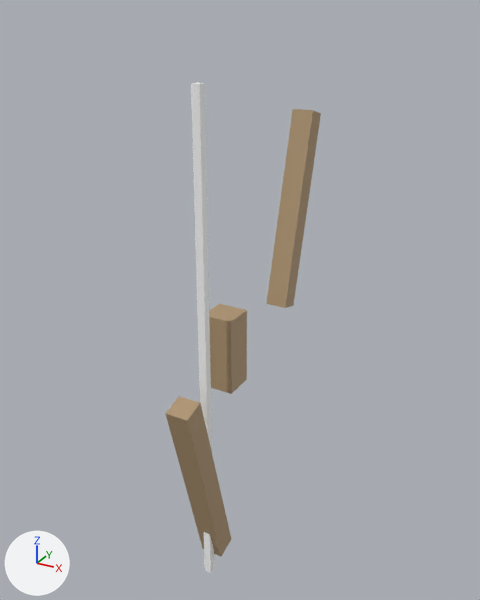
Renders of the glTF model public/models/bow.glb from each side of a commit.
Before and after are seen from a 50 mm camera at (4.753, -1.293, 1.789) aimed at (3.962, 0.145, 1.07). Lighting does not change. The marker at lower left points along +X, +Y and +Z. The picture after the commit comes second. Vertices at exactly the same position are counted once.

Names of what the first picture shows: 'Weapon_Bow'.
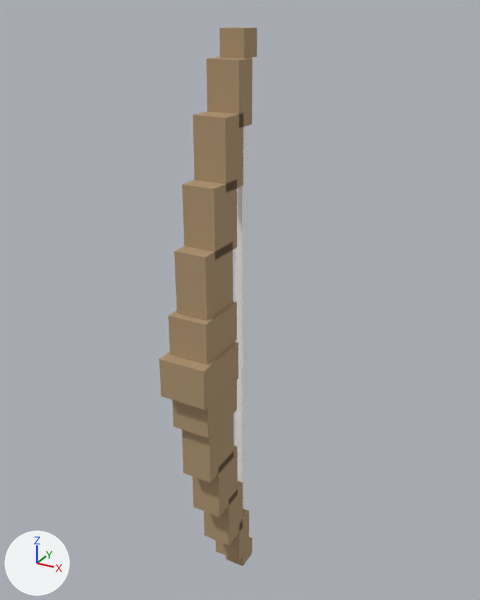
What differs and where, as boxes (x1, y1, x2, y2) in the pictures (480 x 600 px):
'Weapon_Bow', reshaped, moved, turned
    before: (165, 83, 321, 573)
    after: (159, 27, 257, 566)
part 1 of me_cube_038, added (beige)
    after: (168, 302, 237, 365)
part 2 of me_cube_038, added (beige)
    after: (159, 342, 238, 410)
part 3 of me_cube_038, added (beige)
    after: (172, 380, 237, 438)
part 4 of me_cube_038, added (beige)
    after: (174, 242, 233, 320)
part 5 of me_cube_038, added (beige)
    after: (182, 180, 237, 260)
part 6 of me_cube_038, added (beige)
    after: (193, 111, 244, 193)
part 7 of me_cube_038, added (beige)
    after: (206, 57, 252, 128)
part 8 of me_cube_038, added (beige)
    after: (219, 27, 257, 58)
part 9 of me_cube_038, added (beige)
    after: (182, 413, 234, 483)
part 10 of me_cube_038, added (beige)
    after: (192, 446, 238, 517)
part 11 of me_cube_038, added (beige)
    after: (204, 481, 243, 545)
part 12 of me_cube_038, added (beige)
    after: (216, 509, 249, 561)
part 13 of me_cube_038, added
    after: (226, 537, 252, 566)
part 14 of me_cube_038, added
    after: (235, 126, 247, 509)
part 15 of me_cube_038, deleted (beige)
    before: (266, 109, 321, 308)
part 16 of me_cube_038, deleted (beige)
    before: (165, 396, 231, 556)
part 17 of me_cube_038, deleted (beige)
    before: (209, 304, 247, 394)
part 18 of me_cube_038, deleted
    before: (191, 83, 214, 573)

The change in detail:
me_cube_038 is used by ob_weapon_bow; location (0.0, 0.0, 0.0); rotation (-0.262, 0.0, 0.0), in degrees (-15, 0, 0).
me_cube_038 had 32 vertices, 48 faces and spanned x 3.96..4.04, y -0.533..0.08, z 0.31..1.595.
me_cube_038 now has 112 vertices, 168 faces and spans x -0.06..0.06, y -0.08..0.22, z -0.75..0.75.
me_cube_038 part 1: a new loose piece, a box spanning x -0.05..0.05, y -0.05..0.09, z 0.05..0.15, in mat_wp_bowwood (beige #af9471).
me_cube_038 part 2: a new loose piece, a box spanning x -0.06..0.06, y -0.08..0.08, z -0.05..0.05, in mat_wp_bowwood (beige #af9471).
me_cube_038 part 3: a new loose piece, a box spanning x -0.05..0.05, y -0.05..0.09, z -0.15..-0.05, in mat_wp_bowwood (beige #af9471).
me_cube_038 part 4: a new loose piece, a box spanning x -0.04..0.04, y -0.03..0.09, z 0.14..0.3, in mat_wp_bowwood (beige #af9471).
me_cube_038 part 5: a new loose piece, a box spanning x -0.04..0.04, y 0.01..0.11, z 0.28..0.44, in mat_wp_bowwood (beige #af9471).
me_cube_038 part 6: a new loose piece, a box spanning x -0.04..0.04, y 0.06..0.14, z 0.42..0.58, in mat_wp_bowwood (beige #af9471).
me_cube_038 part 7: a new loose piece, a box spanning x -0.04..0.04, y 0.12..0.18, z 0.55..0.69, in mat_wp_bowwood (beige #af9471).
me_cube_038 part 8: a new loose piece, a box spanning x -0.03..0.03, y 0.16..0.22, z 0.69..0.75, in mat_wp_bowwood (beige #af9471).
me_cube_038 part 9: a new loose piece, a box spanning x -0.04..0.04, y -0.03..0.09, z -0.3..-0.14, in mat_wp_bowwood (beige #af9471).
me_cube_038 part 10: a new loose piece, a box spanning x -0.04..0.04, y 0.01..0.11, z -0.44..-0.28, in mat_wp_bowwood (beige #af9471).
me_cube_038 part 11: a new loose piece, a box spanning x -0.04..0.04, y 0.06..0.14, z -0.58..-0.42, in mat_wp_bowwood (beige #af9471).
me_cube_038 part 12: a new loose piece, a box spanning x -0.04..0.04, y 0.12..0.18, z -0.69..-0.55, in mat_wp_bowwood (beige #af9471).
me_cube_038 part 13: a new loose piece, a box spanning x -0.03..0.03, y 0.16..0.22, z -0.75..-0.69, in mat_wp_bowwood (beige #af9471).
me_cube_038 part 14: a new loose piece, a box spanning x -0.01..0.01, y 0.19..0.21, z -0.73..0.73, in mat_wp_bowstring (white #fdfdfd).
me_cube_038 part 15: the loose piece of 8 vertices spanning x 3.97..4.03, y 0.02..0.08, z 1.045..1.595 is deleted.
me_cube_038 part 16: the loose piece of 8 vertices spanning x 3.97..4.03, y -0.46..-0.133, z 0.361..0.867 is deleted.
me_cube_038 part 17: the loose piece of 8 vertices spanning x 3.96..4.04, y -0.323..-0.194, z 0.859..1.073 is deleted.
me_cube_038 part 18: the loose piece of 8 vertices spanning x 3.99..4.01, y -0.533..-0.178, z 0.31..1.57 is deleted.
Object 'Weapon_Bow' (ob_weapon_bow) turns from (-15, 0, 0) to (0, 0, 0) degrees about x, y and z.
Object 'Weapon_Bow' (ob_weapon_bow) moves from (0.0, 0.0, 0.0) to (4.0, -0.12, 1.0).
